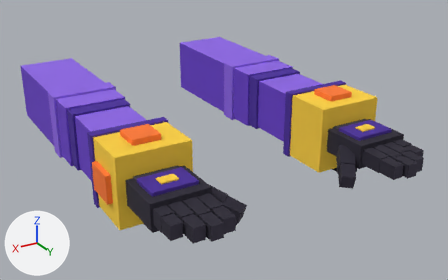
The glTF model public/models/arms.glb as it was, and as the next commit left it.
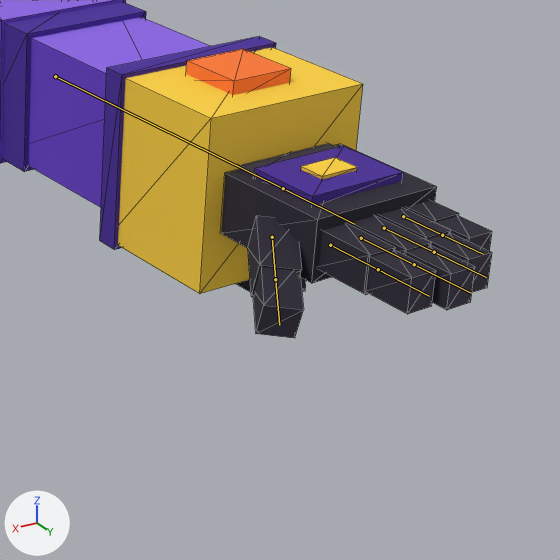
There are two pictures of each version: one whole from a camera (50 mm lens) standing at (0.561, 1.279, 0.155) and looking at (-0.027, 0.299, -0.335), one close up on the part from 55% to 100% of the width and 24% to 96% of the height. The lights are fixed; the arrows at lower left show +X, +Y and +Z. The first two pictures are the older version. The bones that change, and the others that lie on the model, are drawn over the model as lines in the close-ups. The close-ups show mesh edges as thin lines.

In view in the first close-up: 'ArmsMesh'.
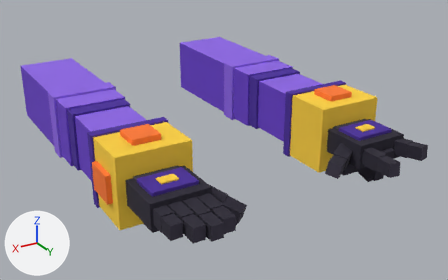
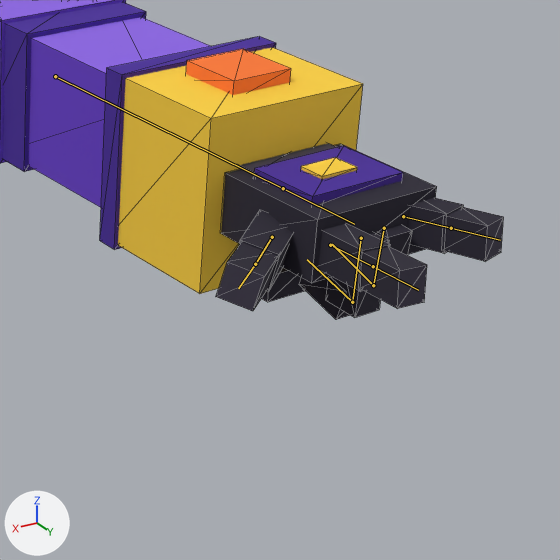
The newer file adds an action. The first version stands in its rest pose; the second is drawn at frame 1 of the action 'thwip_L'.

What differs and where, as boxes [x1, y1, x2, y2] in the close-ups (560 x 560 px):
'ArmsMesh', posed: before [0, 0, 492, 338]; after [0, 0, 504, 320]
bone 'index_01_L', root to tip: before (330, 245) to (378, 269); after (330, 245) to (373, 266)
bone 'middle_01_L', root to tip: before (361, 238) to (414, 264); after (361, 238) to (352, 302)
bone 'middle_02_L', root to tip: before (414, 264) to (471, 293); after (352, 302) to (307, 259)
bone 'pinky_01_L', root to tip: before (403, 216) to (442, 235); after (403, 216) to (451, 228)
bone 'ring_01_L', root to tip: before (384, 228) to (434, 252); after (384, 228) to (373, 285)
bone 'ring_02_L', root to tip: before (434, 252) to (486, 277); after (373, 285) to (332, 244)
bone 'thumb_01_L', root to tip: before (272, 237) to (275, 279); after (272, 237) to (255, 264)

What the commit changed:
Bone 'index_01_L' (bone_index_01_l) turns from (0, 0, 0) to (4, 0, -6) degrees about its own x, y and z.
Bone 'middle_01_L' (bone_middle_01_l) turns from (0, 0, 0) to (-92, 0, 0) degrees about its own x, y and z.
Bone 'middle_02_L' (bone_middle_02_l) turns from (0, 0, 0) to (-104, 0, 0) degrees about its own x, y and z.
Bone 'pinky_01_L' (bone_pinky_01_l) turns from (0, 0, 0) to (4, 0, 14) degrees about its own x, y and z.
Bone 'ring_01_L' (bone_ring_01_l) turns from (0, 0, 0) to (-95, 0, 0) degrees about its own x, y and z.
Bone 'ring_02_L' (bone_ring_02_l) turns from (0, 0, 0) to (-104, 0, 0) degrees about its own x, y and z.
Bone 'thumb_01_L' (bone_thumb_01_l) turns from (0, 0, 0) to (14, 0, -20) degrees about its own x, y and z.
